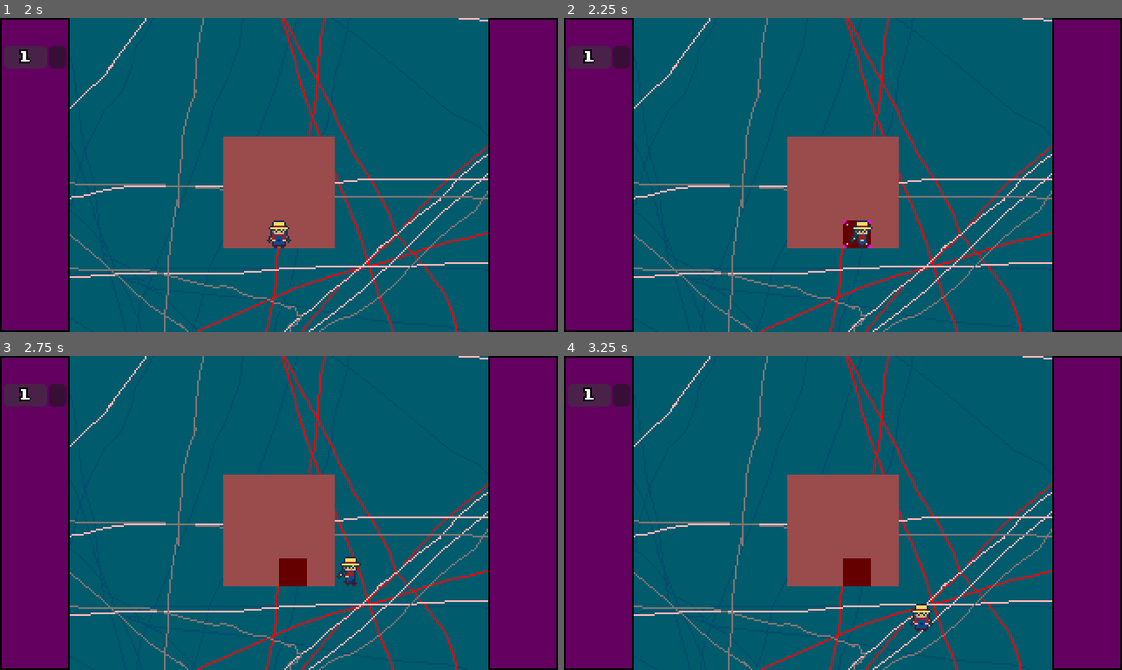
Above: before the commit, frames 1-4 (two rows, left to right).
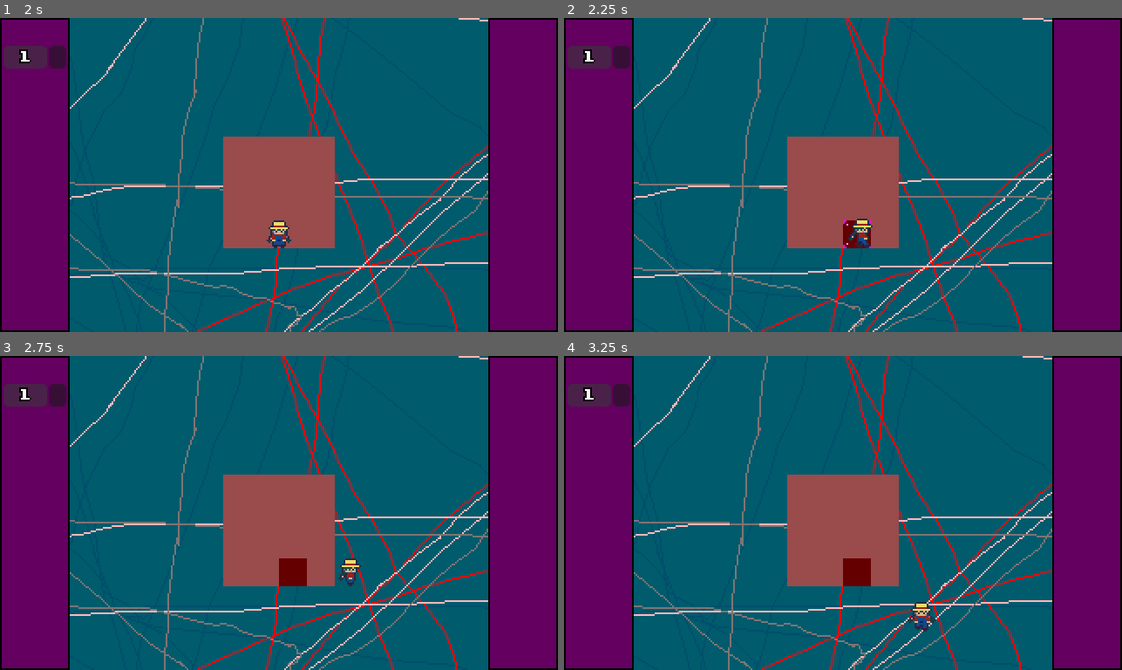
Above: after the commit, the same moments.

Repository: ghoulBlade3/harvest_bounty
Game: Godot game, scene res://main.tscn
The game is run twice, just before and just after one commit, with the same random seed, the same clock (stepped at 60 frames per second) and the same inputs.
Inputs (mouse positions are in pixels of both pictures, inside the frame that each line leads up to):
- Up to frame 1 (2 s): click (55, 55) at 0.5 s; click (27, 55) at 1.25 s
- Up to frame 2 (2.25 s): tap Enter at 2 s; hold D (move_right) from 2.03 s (still down); tap E (interact) at 2.1 s
- Up to frame 3 (2.75 s): keep holding D (move_right)
- Up to frame 4 (3.25 s): release D (move_right) at 2.78 s; hold S (move_down) from 2.78 s (still down); tap E (interact) at 2.85 s

Frame 1 is identical in both runs. In frame 2, 0.2% of the frame differs, in the area x 50-56%, y 63-74%; in frame 3, 0.2%; in frame 4, 0.2%, in the area x 61-67%, y 78-88%.

Commit message:
player_animation_fix

Diff:
--- a/main.tscn
+++ b/main.tscn
@@ -27,53 +27,53 @@
 atlas = ExtResource("1_ig7tw")
 region = Rect2(0, 24, 16, 24)
 
+[sub_resource type="AtlasTexture" id="AtlasTexture_yaehf"]
+atlas = ExtResource("1_ig7tw")
+region = Rect2(32, 48, 16, 24)
+
+[sub_resource type="AtlasTexture" id="AtlasTexture_074og"]
+atlas = ExtResource("1_ig7tw")
+region = Rect2(48, 48, 16, 24)
+
+[sub_resource type="AtlasTexture" id="AtlasTexture_cegan"]
+atlas = ExtResource("1_ig7tw")
+region = Rect2(64, 48, 16, 24)
+
 [sub_resource type="AtlasTexture" id="AtlasTexture_2cqfq"]
 atlas = ExtResource("1_ig7tw")
 region = Rect2(16, 48, 16, 24)
 
-[sub_resource type="AtlasTexture" id="AtlasTexture_yaehf"]
-atlas = ExtResource("1_ig7tw")
-region = Rect2(32, 48, 16, 24)
-
-[sub_resource type="AtlasTexture" id="AtlasTexture_074og"]
-atlas = ExtResource("1_ig7tw")
-region = Rect2(48, 48, 16, 24)
-
-[sub_resource type="AtlasTexture" id="AtlasTexture_cegan"]
-atlas = ExtResource("1_ig7tw")
-region = Rect2(64, 48, 16, 24)
+[sub_resource type="AtlasTexture" id="AtlasTexture_kek77"]
+atlas = ExtResource("1_ig7tw")
+region = Rect2(32, 0, 16, 24)
+
+[sub_resource type="AtlasTexture" id="AtlasTexture_4c57u"]
+atlas = ExtResource("1_ig7tw")
+region = Rect2(48, 0, 16, 24)
+
+[sub_resource type="AtlasTexture" id="AtlasTexture_efxa6"]
+atlas = ExtResource("1_ig7tw")
+region = Rect2(64, 0, 16, 24)
 
 [sub_resource type="AtlasTexture" id="AtlasTexture_5vw27"]
 atlas = ExtResource("1_ig7tw")
 region = Rect2(16, 0, 16, 24)
 
-[sub_resource type="AtlasTexture" id="AtlasTexture_kek77"]
-atlas = ExtResource("1_ig7tw")
-region = Rect2(32, 0, 16, 24)
-
-[sub_resource type="AtlasTexture" id="AtlasTexture_4c57u"]
-atlas = ExtResource("1_ig7tw")
-region = Rect2(48, 0, 16, 24)
-
-[sub_resource type="AtlasTexture" id="AtlasTexture_efxa6"]
-atlas = ExtResource("1_ig7tw")
-region = Rect2(64, 0, 16, 24)
+[sub_resource type="AtlasTexture" id="AtlasTexture_ycdy4"]
+atlas = ExtResource("1_ig7tw")
+region = Rect2(32, 24, 16, 24)
+
+[sub_resource type="AtlasTexture" id="AtlasTexture_w48qg"]
+atlas = ExtResource("1_ig7tw")
+region = Rect2(48, 24, 16, 24)
+
+[sub_resource type="AtlasTexture" id="AtlasTexture_vivmo"]
+atlas = ExtResource("1_ig7tw")
+region = Rect2(64, 24, 16, 24)
 
 [sub_resource type="AtlasTexture" id="AtlasTexture_dg77c"]
 atlas = ExtResource("1_ig7tw")
 region = Rect2(16, 24, 16, 24)
-
-[sub_resource type="AtlasTexture" id="AtlasTexture_ycdy4"]
-atlas = ExtResource("1_ig7tw")
-region = Rect2(32, 24, 16, 24)
-
-[sub_resource type="AtlasTexture" id="AtlasTexture_w48qg"]
-atlas = ExtResource("1_ig7tw")
-region = Rect2(48, 24, 16, 24)
-
-[sub_resource type="AtlasTexture" id="AtlasTexture_vivmo"]
-atlas = ExtResource("1_ig7tw")
-region = Rect2(64, 24, 16, 24)
 
 [sub_resource type="SpriteFrames" id="SpriteFrames_lquwl"]
 animations = [{
@@ -103,16 +103,16 @@
 }, {
 "frames": [{
 "duration": 1.0,
+"texture": SubResource("AtlasTexture_yaehf")
+}, {
+"duration": 1.0,
+"texture": SubResource("AtlasTexture_074og")
+}, {
+"duration": 1.0,
+"texture": SubResource("AtlasTexture_cegan")
+}, {
+"duration": 1.0,
 "texture": SubResource("AtlasTexture_2cqfq")
-}, {
-"duration": 1.0,
-"texture": SubResource("AtlasTexture_yaehf")
-}, {
-"duration": 1.0,
-"texture": SubResource("AtlasTexture_074og")
-}, {
-"duration": 1.0,
-"texture": SubResource("AtlasTexture_cegan")
 }],
 "loop": true,
 "name": &"walk_cycle_back",
@@ -120,16 +120,16 @@
 }, {
 "frames": [{
 "duration": 1.0,
+"texture": SubResource("AtlasTexture_kek77")
+}, {
+"duration": 1.0,
+"texture": SubResource("AtlasTexture_4c57u")
+}, {
+"duration": 1.0,
+"texture": SubResource("AtlasTexture_efxa6")
+}, {
+"duration": 1.0,
 "texture": SubResource("AtlasTexture_5vw27")
-}, {
-"duration": 1.0,
-"texture": SubResource("AtlasTexture_kek77")
-}, {
-"duration": 1.0,
-"texture": SubResource("AtlasTexture_4c57u")
-}, {
-"duration": 1.0,
-"texture": SubResource("AtlasTexture_efxa6")
 }],
 "loop": true,
 "name": &"walk_cycle_front",
@@ -137,16 +137,16 @@
 }, {
 "frames": [{
 "duration": 1.0,
+"texture": SubResource("AtlasTexture_ycdy4")
+}, {
+"duration": 1.0,
+"texture": SubResource("AtlasTexture_w48qg")
+}, {
+"duration": 1.0,
+"texture": SubResource("AtlasTexture_vivmo")
+}, {
+"duration": 1.0,
 "texture": SubResource("AtlasTexture_dg77c")
-}, {
-"duration": 1.0,
-"texture": SubResource("AtlasTexture_ycdy4")
-}, {
-"duration": 1.0,
-"texture": SubResource("AtlasTexture_w48qg")
-}, {
-"duration": 1.0,
-"texture": SubResource("AtlasTexture_vivmo")
 }],
 "loop": true,
 "name": &"walk_sideways",
@@ -176,7 +176,7 @@
 
 [node name="player_sprite" type="AnimatedSprite2D" parent="player" unique_id=1784591774]
 sprite_frames = SubResource("SpriteFrames_lquwl")
-animation = &"standing_back"
+animation = &"walk_cycle_back"
 
 [node name="player_collision" type="CollisionShape2D" parent="player" unique_id=1575404651]
 position = Vector2(0, 4)
